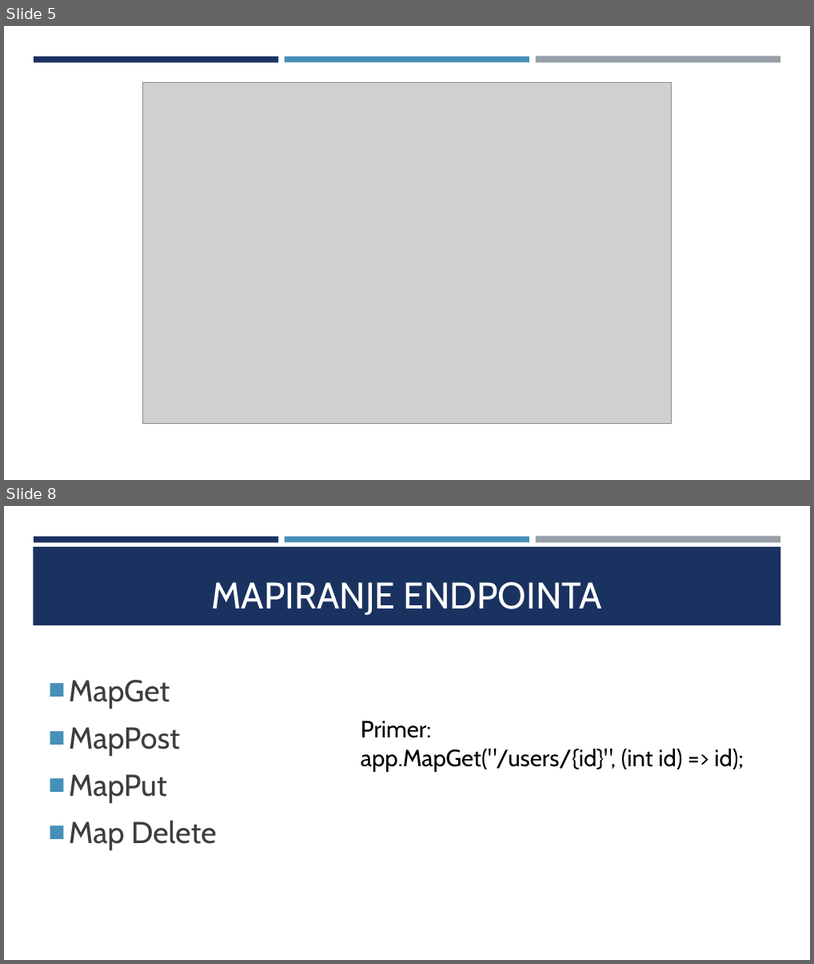
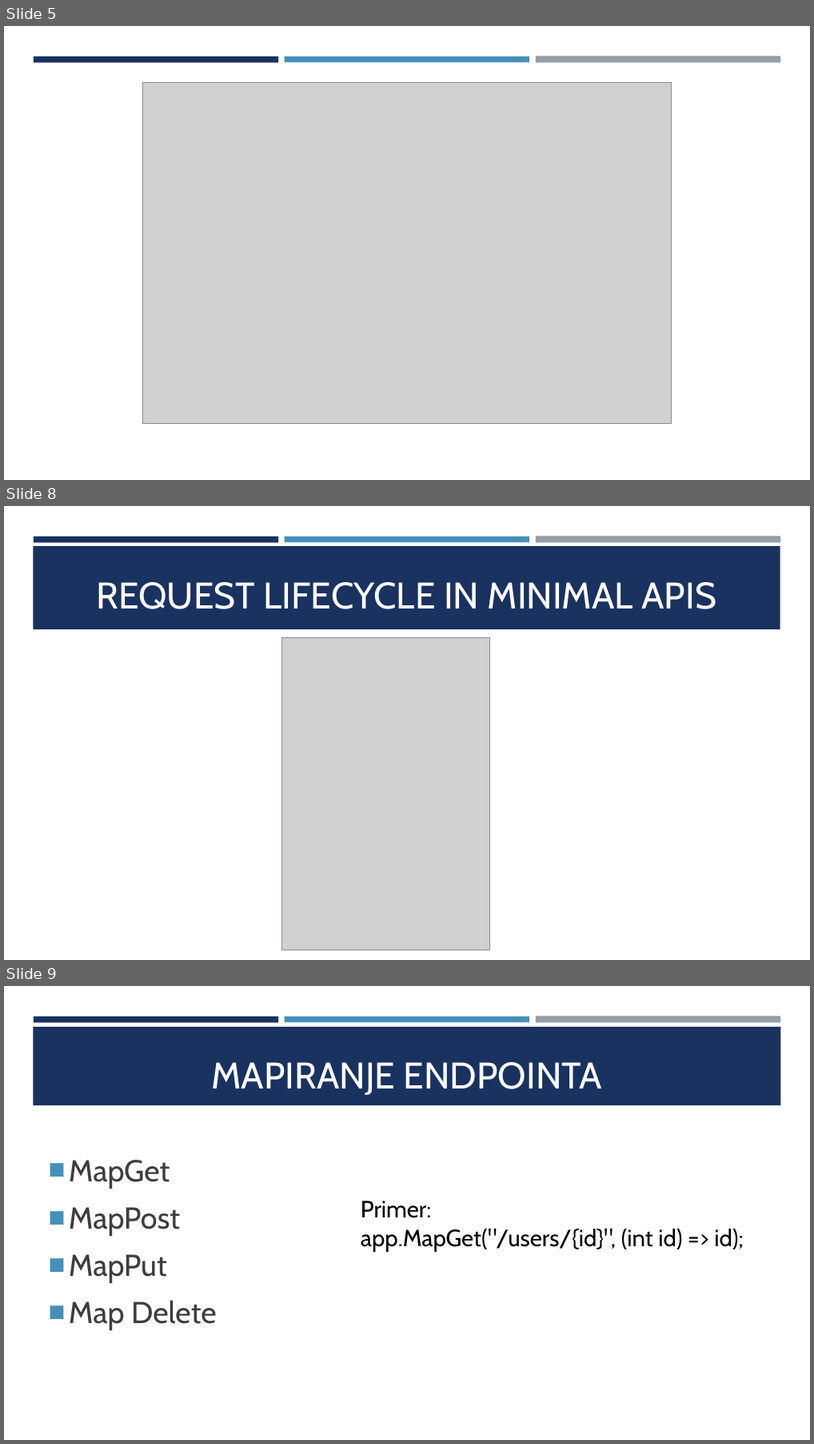
Before and after one commit to m1hajloc/Napredno-softversko-inzenjerstvo, a slide deck: Napredno Softversko Inzenjerstvo.pptx. Shown one above the other, each under a label of ours: slides 5 and 8 before the commit, slides 5, 8 and 9 after it; the slides between them are not shown. The pictures are 814x964 and 814x1444 pixels, drawn with LibreOffice and Linux fonts; fonts in the diff are those of the drawing; grey boxes stand for pictures. Boxes give left, top, right and bottom in pixels: in the first picture for what was removed or moved away, otherwise in the second. Text is boxed around its words. In the diff, an @@ line names an element or a change of style, - is before the commit and + after.

```diff
--- a/Napredno Softversko Inzenjerstvo.pptx
+++ b/Napredno Softversko Inzenjerstvo.pptx
@@ slide 8 added at bbox=[4, 506, 810, 960], background #FFFFFF; not listed: 3 template elements that a slide beside it also shows @@
@@ rectangle added at bbox=[33, 546, 781, 629], fill #1A3260 @@
@@ title added at bbox=[96, 582, 717, 609], 44 pt, text #FFFFFF @@
+REQUEST LIFECYCLE IN MINIMAL APIS
@@ picture added at bbox=[282, 638, 490, 949] @@
@@ what was slide 8 is now slide 9 @@
```
Also in this commit, not shown: 5 slides changed, 3 other slides added, 1 slide removed.
